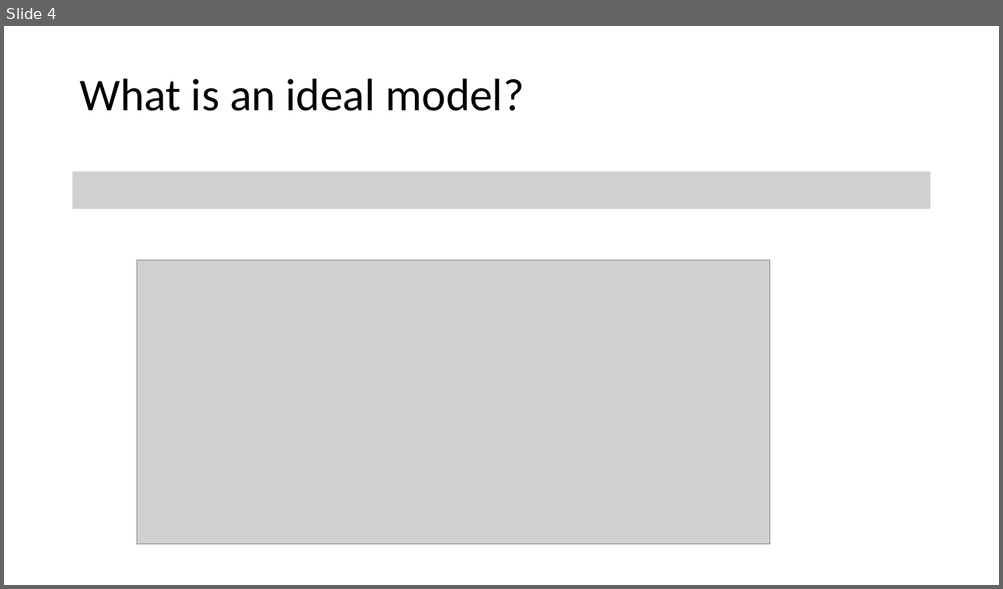
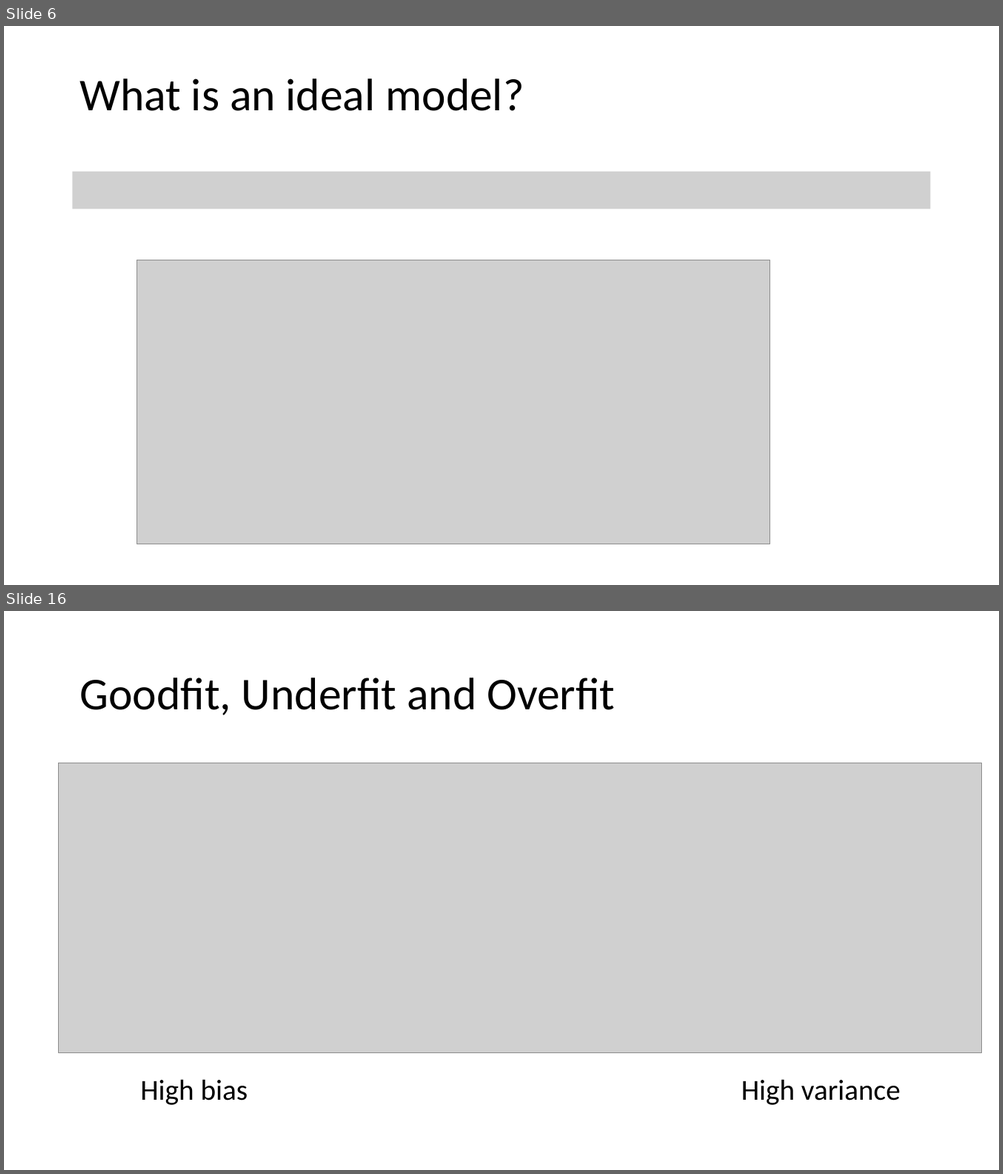
Before and after one commit to tianzheng4/tianzheng4.github.io, a slide deck: _umkc-teaching/slides/Lecture2 - Statistical Learning.pptx. Shown one above the other, each under a label of ours: slide 4 before the commit, slides 6 and 16 after it; the slides between them are not shown. The pictures are 1003x589 and 1003x1174 pixels, drawn with LibreOffice and Linux fonts; fonts in the diff are those of the drawing; grey boxes stand for pictures. Boxes give left, top, right and bottom in pixels: in the first picture for what was removed or moved away, otherwise in the second. Text is boxed around its words. In the diff, an @@ line names an element or a change of style, - is before the commit and + after.

```diff
--- a/_umkc-teaching/slides/Lecture2 - Statistical Learning.pptx
+++ b/_umkc-teaching/slides/Lecture2 - Statistical Learning.pptx
@@ slide 16 added at (4,611,999,1170), background #FFFFFF @@
@@ title added at (79,678,614,715), 44 pt, text #000000 @@
+Goodfit, Underfit and Overfit
@@ picture added at (58,763,982,1053) @@
@@ text added at (140,1079,248,1105), 28 pt, text #000000 @@
+High bias
@@ text added at (741,1079,900,1105), 28 pt, text #000000 @@
+High variance
@@ what was slide 4 is now slide 6 @@
```
Also in this commit, not shown: 1 slide changed, 9 other slides added, 2 slides removed, 2 other files.
